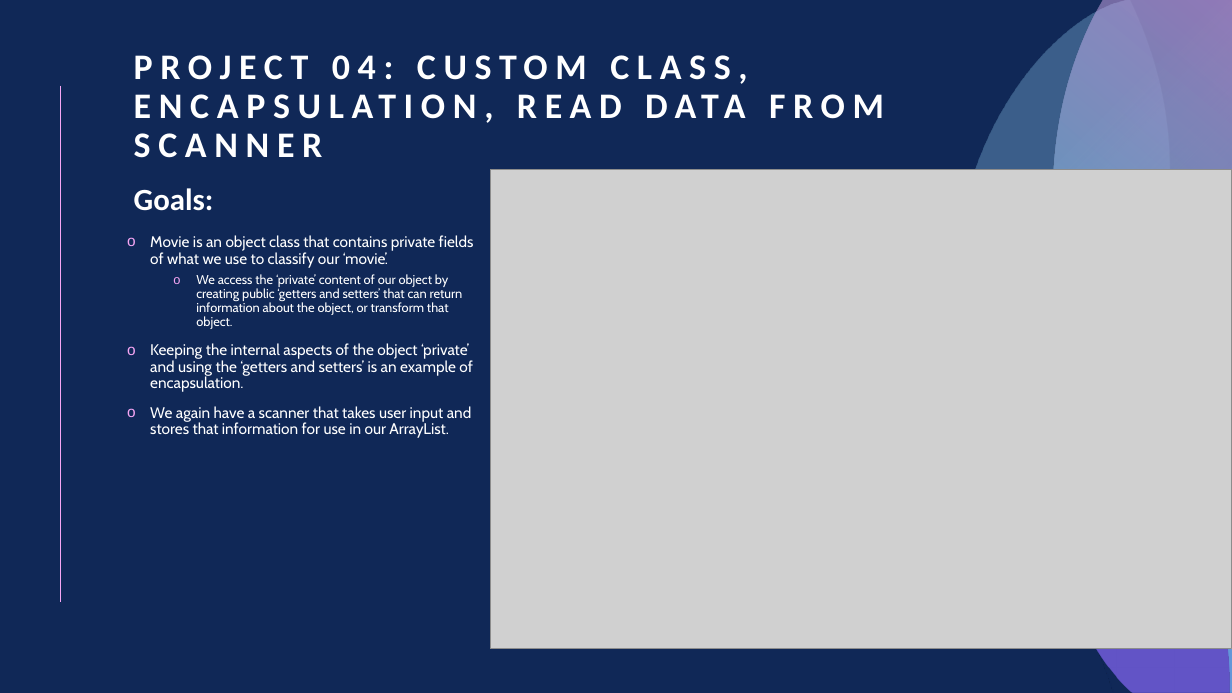
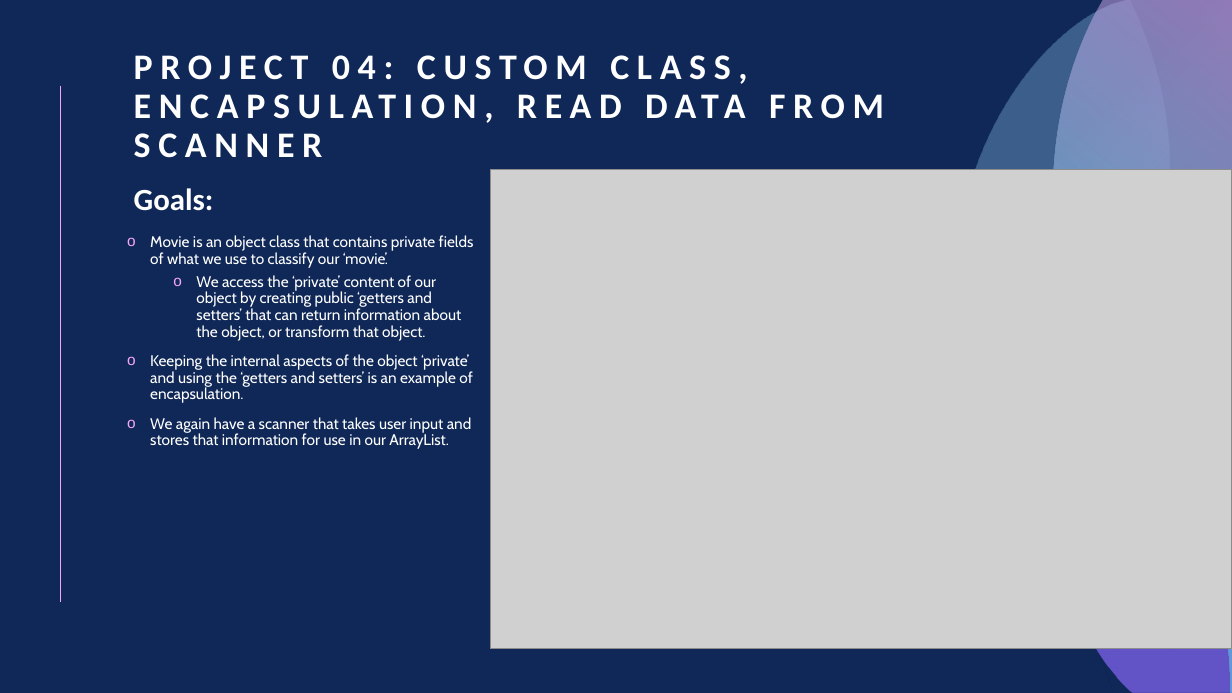
Before and after one commit to Ploppa-Smurph/ctec151_java, a slide deck: slide 11 of portfolio_midterm/151portfolio_midterm.pptx (slide 9 before the commit). Drawn at 1232x693 pixels with LibreOffice and Linux fonts; fonts in the diff are those of the drawing; grey boxes stand for pictures. Boxes give left, top, right and bottom in pixels: in the first picture for what was removed or moved away, otherwise in the second. Text is boxed around its words. In the diff, an @@ line names an element or a change of style, - is before the commit and + after.

```diff
--- a/portfolio_midterm/151portfolio_midterm.pptx
+++ b/portfolio_midterm/151portfolio_midterm.pptx
@@ text at [196,275,462,341]: size 10 to 12 pt in "We access the ‘private’ content of our ..." @@
```
Also in this commit, not shown: 8 other slides changed, 8 slides added.
